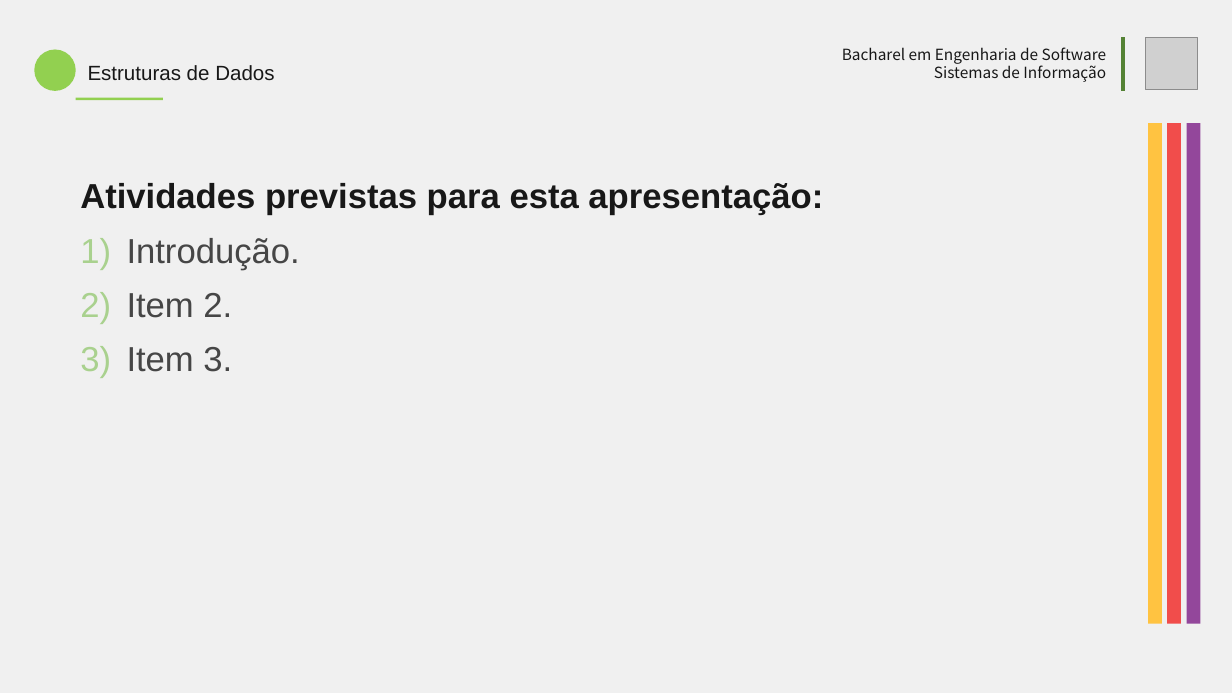
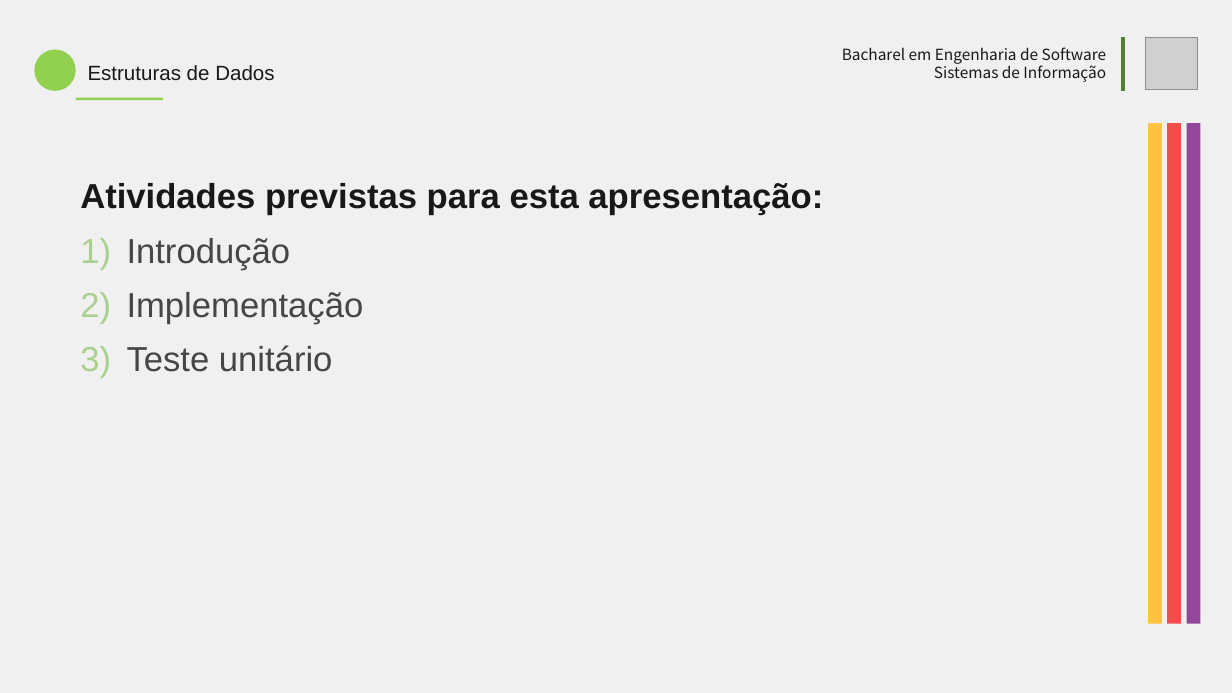
Before and after one commit to gabrielbusarello/stack-min-project, a slide deck: slide 2 of template-presentation-stack-min.pptx. Drawn at 1232x693 pixels with LibreOffice and Linux fonts; fonts in the diff are those of the drawing; grey boxes stand for pictures. Boxes give left, top, right and bottom in pixels: in the first picture for what was removed or moved away, otherwise in the second. Text is boxed around its words. In the diff, an @@ line names an element or a change of style, - is before the commit and + after.

```diff
--- a/template-presentation-stack-min.pptx
+++ b/template-presentation-stack-min.pptx
@@ text at box(127, 238, 364, 372): text changed @@
-1) Introdução.
-2) Item 2.
-3) Item 3.
+1) Introdução
+2) Implementação
+3) Teste unitário
```
Also in this commit, not shown: 2 other slides changed, 6 slides added, 1 slide removed, 1 other file.
